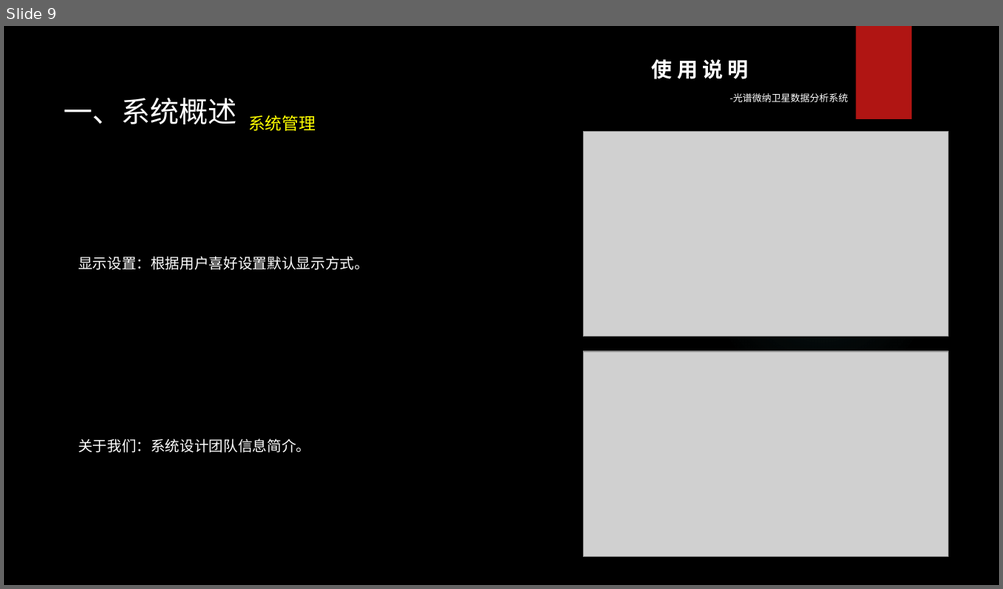
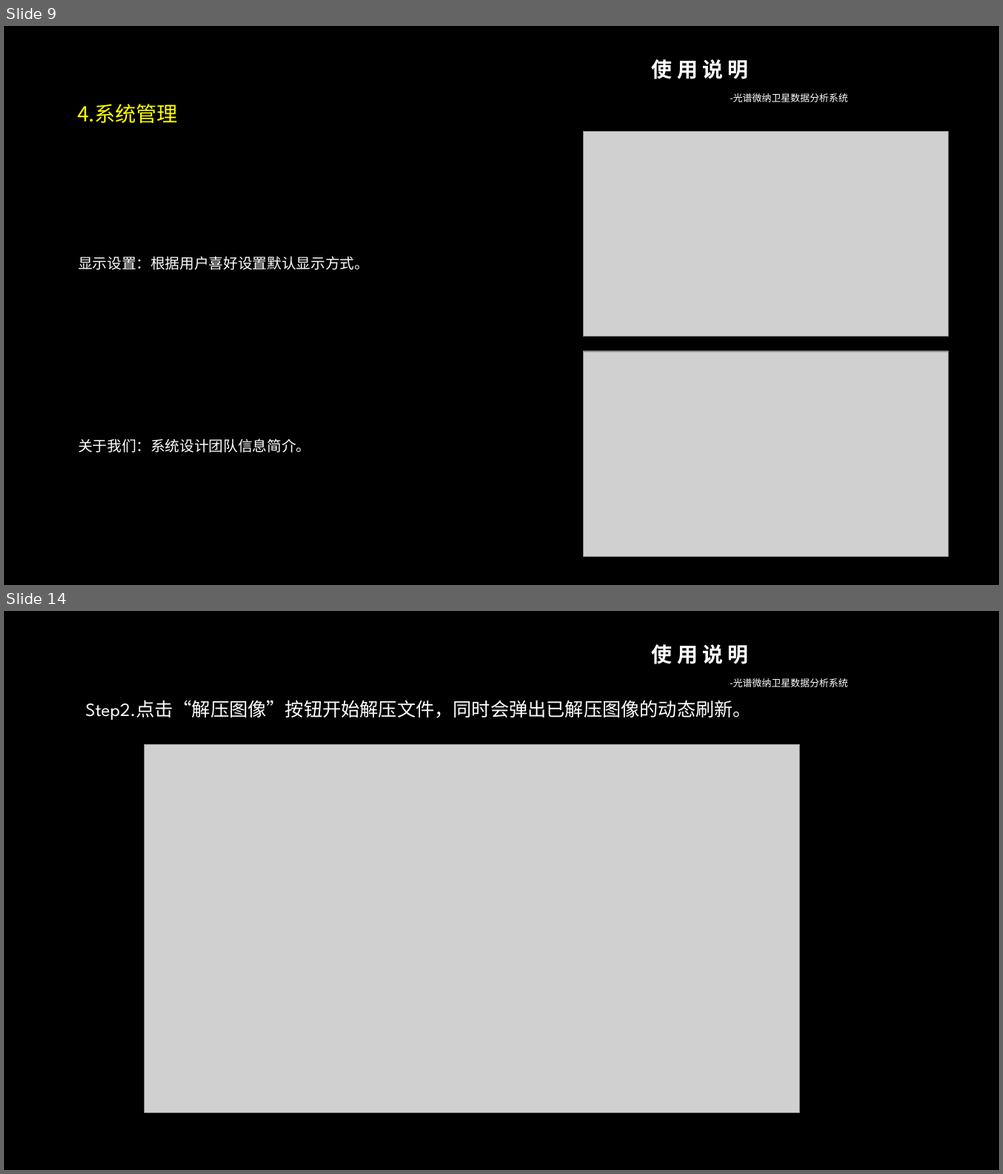
Before and after one commit to Levikov/Spectra, a slide deck: Spectra/image/Spectra使用说明&演示.pptx. Shown one above the other, each under a label of ours: slide 9 before the commit, slides 9 and 14 after it; the slides between them are not shown. The pictures are 1003x589 and 1003x1174 pixels, drawn with LibreOffice and Linux fonts; fonts in the diff are those of the drawing; grey boxes stand for pictures; background and template pictures are left out. Boxes give left, top, right and bottom in pixels: in the first picture for what was removed or moved away, otherwise in the second. Text is boxed around its words. In the diff, an @@ line names an element or a change of style, - is before the commit and + after.

```diff
--- a/Spectra/image/Spectra使用说明&演示.pptx
+++ b/Spectra/image/Spectra使用说明&演示.pptx
@@ slide 14 added at (4, 611, 999, 1170), background picture (left out); not listed: 1 template element that a slide beside it also shows @@
@@ text added at (85, 700, 751, 721), 18 pt, text #FFFFFF @@
+Step2.点击“解压图像”按钮开始解压文件，同时会弹出已解压图像的动态刷新。
@@ picture added at (145, 744, 799, 1113) @@
@@ slide 9 changed as well @@
@@ rectangle removed at (855, 26, 911, 119) @@
@@ text at (77, 104, 178, 124): text changed; size 28 to 20 pt; text colour #FFFFFF to #FFFF00 @@
-一、系统概述 系统管理
+4.系统管理
```
Also in this commit, not shown: 8 other slides changed, 15 other slides added.
